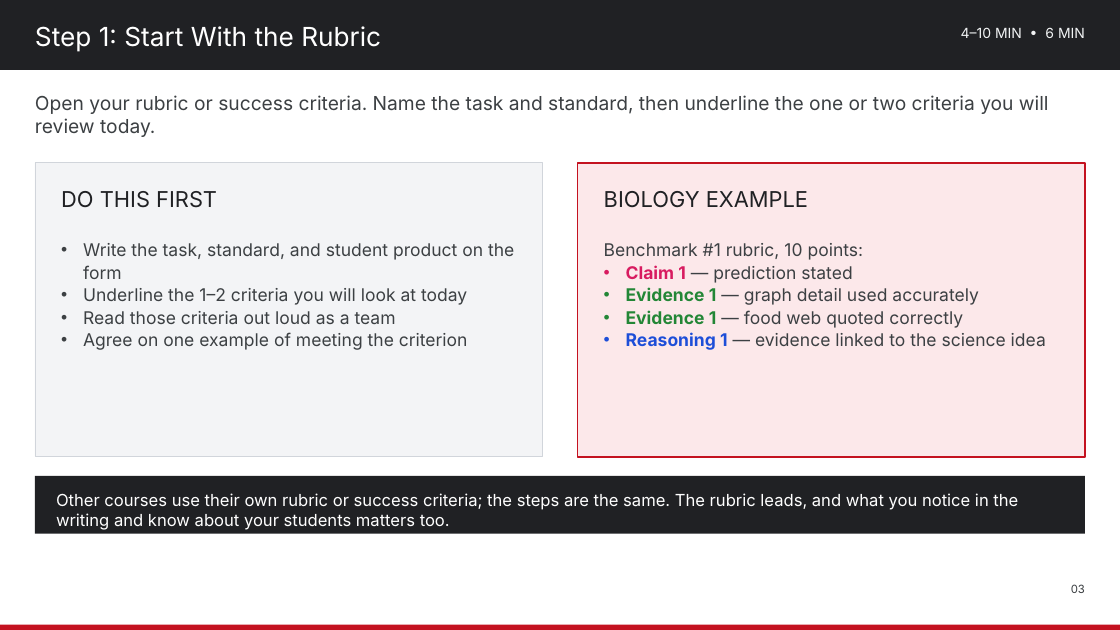
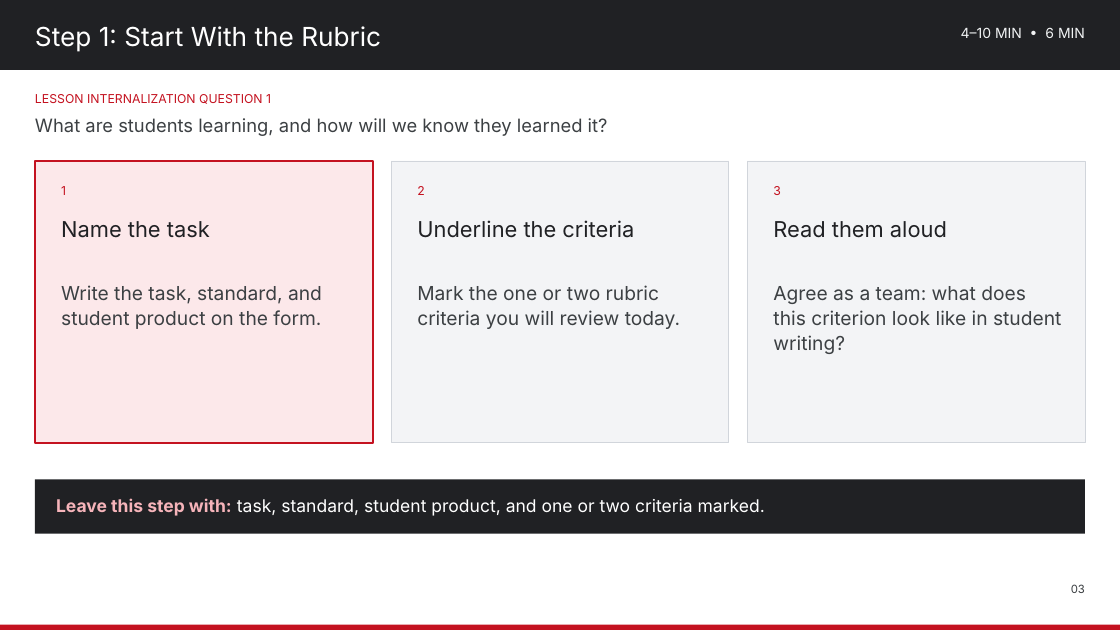
Before and after one commit to nbhs-science/nbhs-science, a slide deck: slide 3 of assets/plc/2026-10-30_Lesson_Internalization_Use_Student_Work_to_Adjust_Next_Learning_Experience.pptx. Drawn at 1120x630 pixels with LibreOffice and Linux fonts; fonts in the diff are those of the drawing. Boxes give left, top, right and bottom in pixels: in the first picture for what was removed or moved away, otherwise in the second. Text is boxed around its words. In the diff, an @@ line names an element or a change of style, - is before the commit and + after.

Commit message:
Clarify Friday PLC materials
Keep the approved five-step slide unchanged and simplify the remaining slides with Lesson Internalization Protocol question alignment.

```diff
--- a/assets/plc/2026-10-30_Lesson_Internalization_Use_Student_Work_to_Adjust_Next_Learning_Experience.pptx
+++ b/assets/plc/2026-10-30_Lesson_Internalization_Use_Student_Work_to_Adjust_Next_Learning_Experience.pptx
@@ text removed at bbox=[35, 95, 1049, 137] @@
-Open your rubric or success criteria. Name the task and standard, then underline the one or two criteria you will review today.
@@ text added at bbox=[35, 94, 271, 104], 14 pt, text #C41220 @@
+LESSON INTERNALIZATION QUESTION 1
@@ text added at bbox=[35, 118, 608, 136], 21 pt, text #3C4043 @@
+What are students learning, and how will we know they learned it?
@@ rectangle added at bbox=[35, 161, 373, 443], fill #FCE8EA, outline #C41220 2 pt @@
@@ rectangle: place and size @@
-rectangle at bbox=[35, 163, 543, 457]
+rectangle at bbox=[391, 161, 729, 443]
@@ rectangle: place and size @@
-rectangle at bbox=[578, 163, 1085, 457]
+rectangle at bbox=[747, 161, 1085, 443]
@@ rectangle at bbox=[747, 161, 1085, 443]: fill #FCE8EA to #F3F4F6; outline #C41220 2 pt to #D1D5DB 1 pt @@
@@ text removed at bbox=[61, 191, 217, 208] @@
-DO THIS FIRST
@@ text added at bbox=[61, 186, 66, 195], 14 pt, text #C41220 @@
+1
@@ text added at bbox=[417, 186, 424, 195], 14 pt, text #C41220 @@
+2
@@ text removed at bbox=[604, 191, 808, 208] @@
-BIOLOGY EXAMPLE
@@ text added at bbox=[773, 186, 781, 195], 14 pt, text #C41220 @@
+3
@@ text added at bbox=[61, 221, 210, 238], 25 pt, text #202124 @@
+Name the task
@@ text added at bbox=[417, 220, 634, 238], 25 pt, text #202124 @@
+Underline the criteria
@@ text added at bbox=[773, 221, 947, 238], 25 pt, text #202124 @@
+Read them aloud
@@ text removed at bbox=[604, 243, 1046, 350] @@
-Benchmark #1 rubric, 10 points:
-• Claim 1 — prediction stated
-• Evidence 1 — graph detail used accurately
-• Evidence 1 — food web quoted correctly
-• Reasoning 1 — evidence linked to the science idea
@@ text at bbox=[61, 285, 322, 329]: text changed; size 20 to 22 pt @@
-• Write the task, standard, and student product on the form
-• Underline the 1–2 criteria you will look at today
-• Read those criteria out loud as a team
-• Agree on one example of meeting the criterion
+Write the task, standard, and student product on the form.
@@ text added at bbox=[417, 285, 680, 329], 22 pt, text #3C4043 @@
+Mark the one or two rubric criteria you will review today.
@@ text added at bbox=[773, 286, 1061, 354], 22 pt, text #3C4043 @@
+Agree as a team: what does this criterion look like in student writing?
@@ text removed at bbox=[56, 493, 1018, 530] @@
-Other courses use their own rubric or success criteria; the steps are the same. The rubric leads, and what you notice in the writing and know about your students matters too.
@@ text added at bbox=[56, 498, 765, 516], 20 pt, text #FFFFFF @@
+Leave this step with: task, standard, student product, and one or two criteria marked.
```
Also in this commit, not shown: 6 other slides changed, 1 other file.
